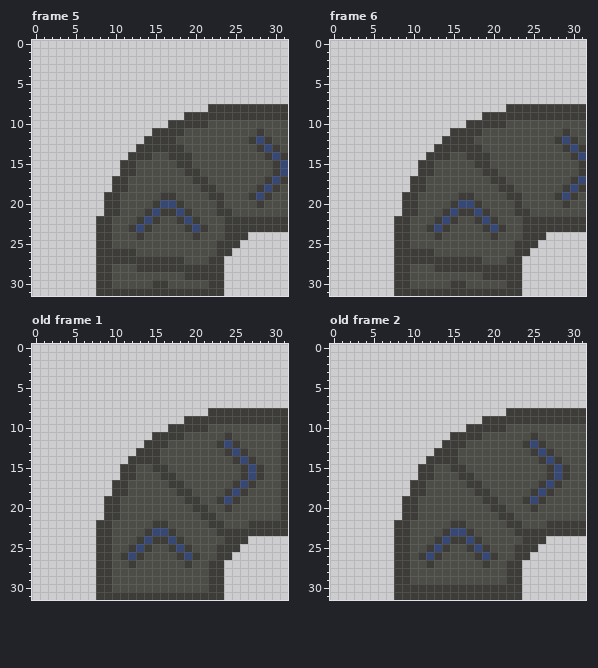
A pixel-art file gets an edit: Art/corner anim final.ase. That is the earlier state.
32x32 pixels, 6 frames. Shown: frame 5, frame 6, old frame 1, old frame 2. The commit also changed other frames, which this record leaves out.
After:
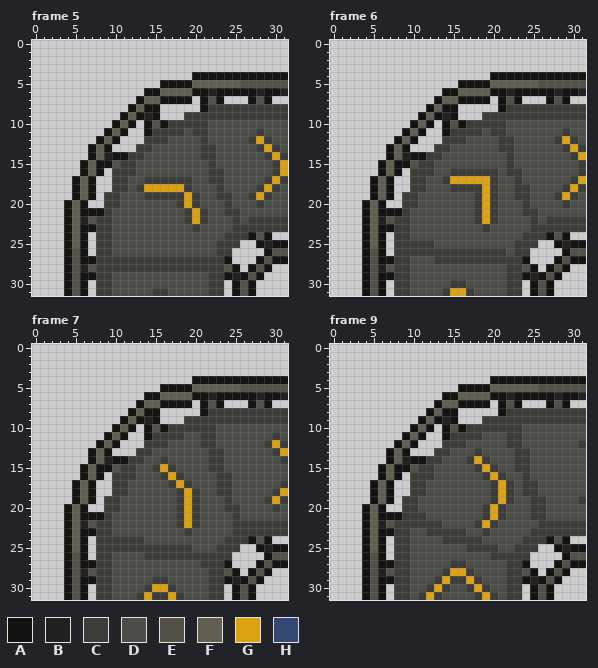
Palette (. is transparent): A #131211  B #23211f  C #3d3c38  D #4d4d48  E #535046  F #625f52  G #dca212  H #384875
A new or re-ordered frame is compared with the old frame closest to it.
From old to new:
frames 6 -> 16
layer "Layer 1 Copy" now shown
layer "cov base" added
layer "cov final" added
layer "Layer 1" removed
Changed rows in their new state; - is an unchanged pixel.
Frame 5, layers "cov final", "cov base", "Layer 1 Copy":
first column x 4:
 4 ----------------AAAAAAAAAAAA
 5 ------------AAAAFFFFFFEEEEEE
 6 ----------AAFFFFAABAAAAABAAB
 7 ---------AFFAAAA-AEA---AEA--
 8 --------AFAA-----A----------
 9 -------AFABA----------------
10 ------AFA-AEA---------------
11 -----AFA--A-----CC----------
12 ----AFA------D---C------G---
13 ---AFA-----DDDD--CC------G--
14 ---AFBAA--D--DDD-CC-------G-
15 --AFAAE-------DD--C--------G
16 --AFA-C--------DD-CC-------G
17 -AFA------CCCCCCDDCC------G-
18 -AFA-----CGGGGGC-DDC-----G--
19 -AFA------CC--CGC-D-C---G---
20 AFA--------DDD-GC--DC-------
21 AFAAA-D---DDDDD-GC-D-C------
22 AFBE-----DDD--DCGC--D-D-----
23 AFAA----DDD----DCD--D-------
24 AFA------D------D------AEA--
25 AFA---------------------ABAA
26 AEA---DDD----------------AEE
27 AEAA-----------CCC--A---AEAA
28 AEBE--CCC-----------EA-AEA--
29 AEAA-----------DDD--ABAEA---
30 AEA--------DD--------AEA----
31 AEA---DDDDD--DDDDD---AEA----
Frame 6, layers "cov final", "cov base", "Layer 1 Copy":
first column x 4:
 4 ----------------AAAAAAAAAAAA
 5 ------------AAAAFFFFFFEEEEEE
 6 ----------AAFFFFAABAAAAABAAB
 7 ---------AFFAAAA-AEA---AEA--
 8 --------AFAA-----A----------
 9 -------AFABA----------------
10 ------AFA-AEA---------------
11 -----AFA--A-----CC----------
12 ----AFA------D---CC------G--
13 ---AFA-----DDDD--CC-------G-
14 ---AFBAA--D--DDD--C--------G
15 --AFAAE-------DD--C---------
16 --AFA-C----CCCC---CC--------
17 -AFA------CGGGGG-D-C-------G
18 -AFA-------CCCCGCDDCC-----G-
19 -AFA--------DDCGC-D-C----G--
20 AFA--------DDD-GC--DC-------
21 AFAAA-D---DDDDCGC--D-C------
22 AFBE-----DDD---G----D-D-----
23 AFAA----DDD-----DD--D-------
24 AFA------D------D------AEA--
25 AFA---CCC---------------ABAA
26 AEA------CCCCCCCCC-------AEE
27 AEAA--DDD------CCC--A---AEAA
28 AEBE-----DDDDDDDDD--EA-AEA--
29 AEAA-----------DDD--ABAEA---
30 AEA------------------AEA----
31 AEA---DDDD-GG-DDDD---AEA----
Frame 7 is new; against old frame 1, layers "cov final", "cov base", "Layer 1 Copy":
first column x 4:
 4 ----------------AAAAAAAAAAAA
 5 ------------AAAAFFFFFFEEEEEE
 6 ----------AAFFFFAABAAAAABAAB
 7 ---------AFFAAAA-AEA---AEA--
 8 --------AFAA-----A----------
 9 -------AFABA----------------
10 ------AFA-AEA-----C--------D
11 -----AFA--A------CC-D-----CD
12 ----AFA----------CCDDD---CG-
13 ---AFA-----D------CCDDD---CG
14 ---AFBAA--DDC-----CC-DDD----
15 --AFAAE-----GC----CC--DDD--D
16 --AFA-C------GC----CC-DDD--D
17 -AFA----------GC---CCDDD----
18 -AFA-----------GC--C-DD---CG
19 -AFA----------CG---DCD---CG-
20 AFA-----------CG-D---C----CD
21 AFAAA-D-------CGCDD--C-----D
22 AFBE-------DD-CGC-DD-CC-----
23 AFAA------DDDD-C---DD-------
24 AFA---CCC-DDDDD--------AEA--
25 AFA---CC-C-CC-C---------ABAA
26 AEA----DDDCCCC-C-CC------AEE
27 AEAA----D------D-C--A---AEAA
28 AEBE----------------EA-AEA--
29 AEAA-------CC-------ABAEA---
30 AEA-------CGGC-------AEA----
31 AEA---DDD-G--G-DDD---AEA----
Frame 9 is new; against old frame 2, layers "cov final", "cov base", "Layer 1 Copy":
first column x 4:
 4 ----------------AAAAAAAAAAAA
 5 ------------AAAAFFFFFFEEEEEE
 6 ----------AAFFFFAABAAAAABAAB
 7 ---------AFFAAAA-AEA---AEA--
 8 --------AFAA-----A----------
 9 -------AFABA----------------
10 ------AFA-AEA-----CC--------
11 -----AFA--A-------CC-D------
12 ----AFA-----------CCDDD----C
13 ---AFA-----D--C----CCDDD----
14 ---AFBAA--DD-CGC---CC-DDD---
15 --AFAAE----DD-CGC--CC--DDD--
16 --AFA-C-----DD-CGC--C--DDD--
17 -AFA---------DD-CGC-CCDDD---
18 -AFA----------DDCGC-C-DD----
19 -AFA-----------D-GC-DC-----C
20 AFA------------CG-----C-----
21 AFAAA--C-------CG-D--CC-----
22 AFBE--CCCC-DD-CGC-DD--C-----
23 AFAA----CC-CCD-C---DD-------
24 AFA------DC--C---------AEA--
25 AFA-----DDD---C-C-------ABAA
26 AEA----DDD----DD-CC------AEE
27 AEAA----D--CC--D----A---AEAA
28 AEBE------CGGC------EA-AEA--
29 AEAA-----CGCCGC-----ABAEA---
30 AEA---DD-G-DD-G-DD---AEA----
31 AEA---D-G-DDDD-G-D---AEA----
